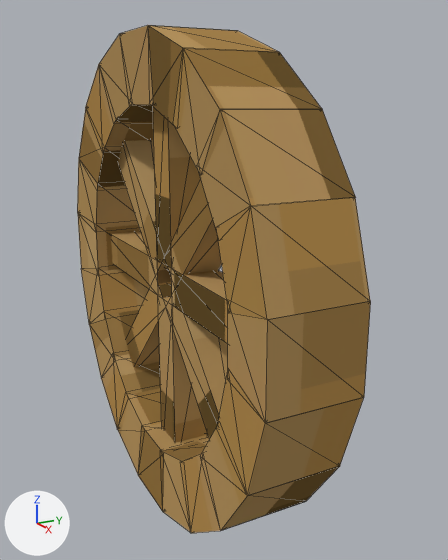
Two versions of the Blender file core/src/main/resources/assets/projectsteam/objmodels/flywheel_large.blend, one commit apart.
Camera for both pictures: a 50 mm camera at (3.2, -1.41, 0.98) aimed at (-0.02, 0.27, -0.04). The axes (+X, +Y, +Z) are drawn at lower left. The lights are the same throughout. Mesh edges are drawn as thin lines.

The first picture shows 'fly_wheel'.
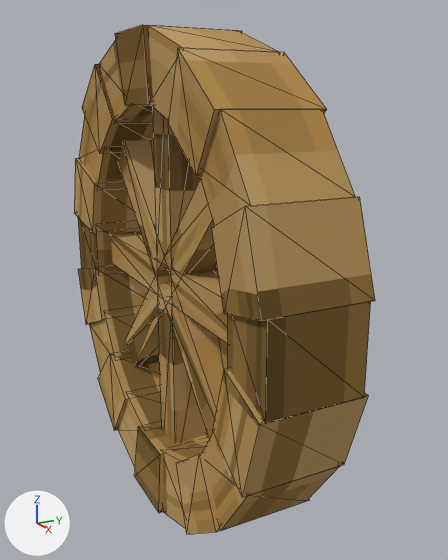
Where the change shows, as pixel boxes [x1, y1, x2, y2] in the pictures (448 x 560 px; the box of a moved part takes in the faces that stretch with it):
'fly_wheel', reshaped, surface changed
    before: [77, 25, 371, 533]
    after: [74, 25, 375, 534]
part 1 of me_fly_wheel, moved or reshaped
    before: [138, 423, 209, 511]
    after: [135, 423, 209, 513]
part 2 of me_fly_wheel, moved or reshaped
    before: [180, 453, 280, 533]
    after: [176, 453, 310, 534]
part 3 of me_fly_wheel, moved or reshaped
    before: [217, 368, 364, 496]
    after: [213, 368, 368, 497]
part 4 of me_fly_wheel, moved or reshaped
    before: [216, 197, 370, 320]
    after: [212, 197, 375, 321]
part 5 of me_fly_wheel, moved or reshaped
    before: [173, 48, 322, 175]
    after: [168, 48, 326, 176]
part 6 of me_fly_wheel, moved or reshaped
    before: [119, 25, 218, 105]
    after: [115, 25, 242, 105]
part 7 of me_fly_wheel, moved or reshaped
    before: [85, 64, 153, 153]
    after: [82, 64, 153, 154]
part 8 of me_fly_wheel, moved or reshaped
    before: [77, 159, 138, 232]
    after: [74, 158, 138, 233]
part 9 of me_fly_wheel, moved or reshaped
    before: [81, 268, 149, 324]
    after: [78, 268, 149, 325]
part 10 of me_fly_wheel, moved or reshaped
    before: [101, 354, 161, 430]
    after: [98, 353, 161, 430]
part 11 of me_fly_wheel, surface changed
    before: [78, 25, 371, 532]
    after: [78, 25, 371, 530]

The change, as a list of edits to the scene's bpy script:
```text
Change me_fly_wheel:
    used by ob_fly_wheel; location = (0.0, 0.0, 0.0); rotation_euler = (1.571, 0.0, 0.0), in degrees (90, 0, 0)
    remove me_fly_wheel.from_pydata(...)  # 225 vertices, 336 faces; spans x -1.34..1.34, y -1.34..1.34, z -0.94..0.26
    add me_fly_wheel.from_pydata(...)  # 225 vertices, 336 faces; spans x -1.34..1.34, y -1.34..1.34, z -0.94..0.28
    me_fly_wheel part 1: the loose piece of 8 vertices spanning x -0.21..0.22, y -1.34..-0.97, z -0.23..0.26 is scaled about its middle by (1, 1, 1.1)
    me_fly_wheel part 2: the loose piece of 8 vertices spanning x 0.43..0.96, y -1.21..-0.68, z -0.23..0.26 is scaled about its middle by (1, 1, 1.1)
    me_fly_wheel part 3: the loose piece of 8 vertices spanning x 0.87..1.34, y -0.62..-0.13, z -0.23..0.26 is scaled about its middle by (1, 1, 1.1)
    me_fly_wheel part 4: the loose piece of 8 vertices spanning x 0.87..1.34, y 0.13..0.62, z -0.23..0.26 is scaled about its middle by (1, 1, 1.1)
    me_fly_wheel part 5: the loose piece of 8 vertices spanning x 0.43..0.96, y 0.68..1.21, z -0.23..0.26 is scaled about its middle by (1, 1, 1.1)
    me_fly_wheel part 6: the loose piece of 8 vertices spanning x -0.21..0.22, y 0.98..1.34, z -0.23..0.26 is scaled about its middle by (1, 1, 1.1)
    me_fly_wheel part 7: the loose piece of 8 vertices spanning x -0.96..-0.42, y 0.68..1.21, z -0.23..0.26 is scaled about its middle by (1, 1, 1.1)
    me_fly_wheel part 8: the loose piece of 8 vertices spanning x -1.34..-0.87, y 0.13..0.62, z -0.23..0.26 is scaled about its middle by (1, 1, 1.1)
    me_fly_wheel part 9: the loose piece of 8 vertices spanning x -1.34..-0.87, y -0.62..-0.13, z -0.23..0.26 is scaled about its middle by (1, 1, 1.1)
    me_fly_wheel part 10: the loose piece of 8 vertices spanning x -0.96..-0.42, y -1.21..-0.68, z -0.23..0.26 is scaled about its middle by (1, 1, 1.1)
    me_fly_wheel part 11: texture (UV) coordinates of 336 of 336 faces, centred in x -1.34..1.34, y -1.34..1.34, z -0.22..0.25, changed; they spanned u 0.0..1.0, v 0.0..0.99 and now span u 0.0..1.0, v 0.0..1.0
```
